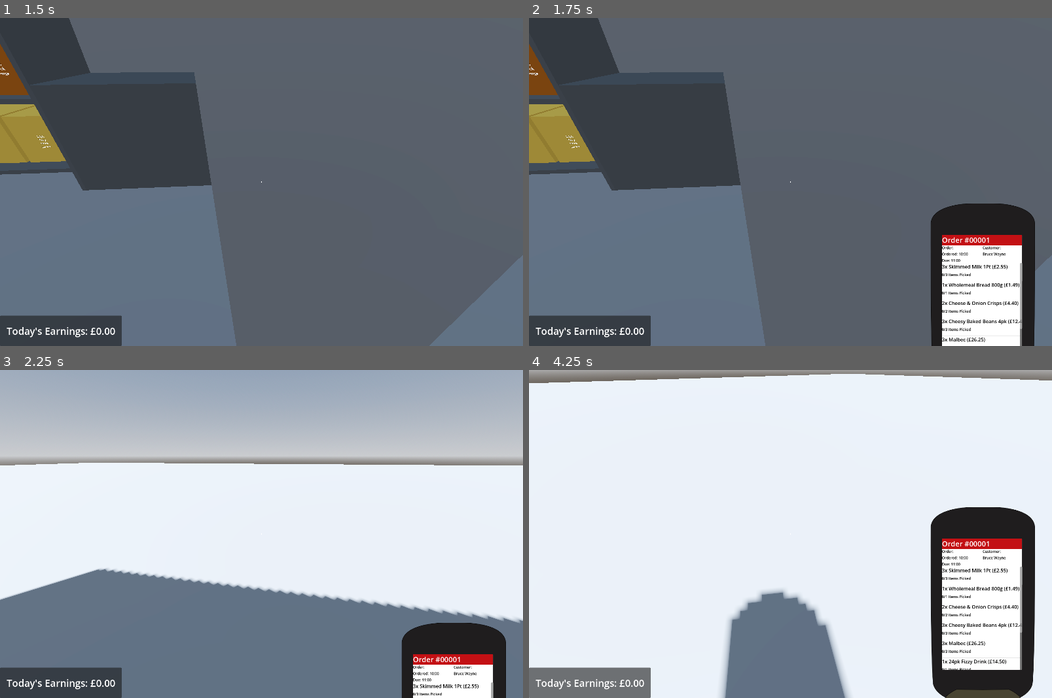
Above: before the commit, frames 1-4 (two rows, left to right).
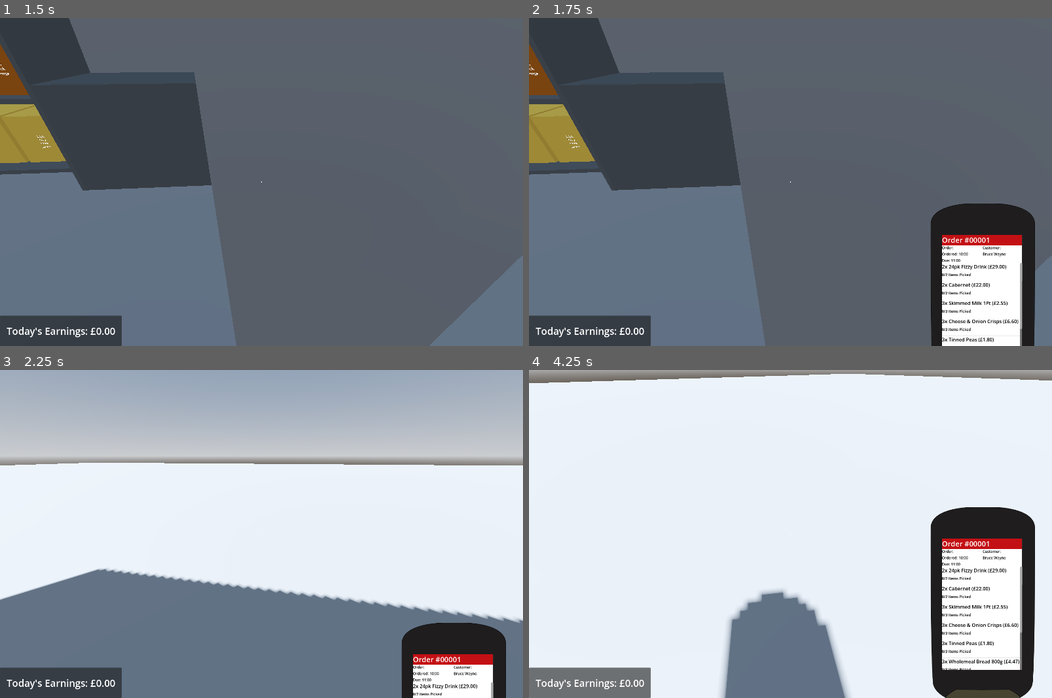
Above: after the commit, the same moments.

Repository: Allus-Interactive/speedy-shopper
Game: Godot game, scene res://game/world/shop/shop.tscn
Same seed, same stepped clock (60 frames per second), same inputs: the game is played once before the commit and once after it.
Inputs (mouse positions are in pixels of both pictures, inside the frame that each line leads up to):
- Up to frame 1 (1.5 s): tap Enter at 0.5 s; move the mouse to (376, 165) at 0.52 s; hold D (product_rotate_right) 0.53-1.28 s; tap Mouse wheel down (scroll_down) at 0.6 s; click (376, 165) at 0.67 s; tap Mouse wheel up (scroll_up) at 0.8, 1.35 s; tap Space at 1.25 s; move the mouse to (235, 182) at 1.27 s; hold W (forwards) from 1.28 s (still down)
- Up to frame 2 (1.75 s): keep holding W (forwards); tap T (toggle_scanner) at 1.55 s
- Up to frame 3 (2.25 s): keep holding W (forwards); move the mouse to (271, 527) at 2.02 s; tap T (toggle_scanner) at 2.1 s
- Up to frame 4 (4.25 s): keep holding W (forwards); tap Mouse wheel down (scroll_down) at 2.3 s; move the mouse to (785, 540) at 2.77 s; tap C (crouch) at 2.85 s; click (785, 540) at 2.92 s; tap Mouse wheel up (scroll_up) at 3.05 s; move the mouse to (827, 537) at 3.52 s; tap E (interact) at 3.6 s; tap T (toggle_scanner) at 3.8 s

Frame 1 is identical in both runs. In frame 2, 0.5% of the frame differs, in the area x 78-95%, y 75-99%; in frame 3, 0.1%; in frame 4, 0.6%, in the area x 78-95%, y 60-92%.

Commit message:
removed class names from global managers

Diff:
--- a/godot-project/game/global/game_manager.gd
+++ b/godot-project/game/global/game_manager.gd
@@ -1,6 +1,4 @@
 extends Node
-
-class_name GameManager
 
 var daily_earnings: float = 0
 var player_money: float = 0
--- a/godot-project/game/global/job_manager.gd
+++ b/godot-project/game/global/job_manager.gd
@@ -1,6 +1,4 @@
 extends Node
-
-class_name JobManager
 
 signal order_selected
 
@@ -58,8 +56,8 @@
 	for order in available_orders:
 		if order.order_id == id:
 			var items = order.items
-			TheOrderManager.active_order = order
-			TheOrderManager.no_of_unique_items_in_order = items.size()
+			OrderManager.active_order = order
+			OrderManager.no_of_unique_items_in_order = items.size()
 			order_selected.emit()
 	# TODO: Handle order not found?
 
--- a/godot-project/game/global/order_manager.gd
+++ b/godot-project/game/global/order_manager.gd
@@ -1,6 +1,4 @@
 extends Node
-
-class_name OrderManager
 
 signal order_updated
 
--- a/godot-project/game/player/player.gd
+++ b/godot-project/game/player/player.gd
@@ -137,12 +137,12 @@
 		scanner_ui.toggle_scanner()
 
 	# Scroll the items list with the mouse wheel
-	if TheGameManager.is_scanner_open and TheOrderManager.active_order != null:
+	if GameManager.is_scanner_open and OrderManager.active_order != null:
 		if Input.is_action_just_pressed("scroll_up"):
-			TheGameManager.scroll_container.scroll_vertical -= 40
+			GameManager.scroll_container.scroll_vertical -= 40
 
 		if Input.is_action_just_pressed("scroll_down"):
-			TheGameManager.scroll_container.scroll_vertical += 40
+			GameManager.scroll_container.scroll_vertical += 40
 
 	# Check raycast for interactable object
 	if Input.is_action_just_released("interact"):
@@ -221,34 +221,34 @@
 	### END OF TEMP LOGIC
 
 	# Pay the player
-	TheGameManager.daily_earnings += calculate_player_tip()
-	earnings_label.text = "Today's Earnings: £" + "%0.2f" % TheGameManager.daily_earnings
+	GameManager.daily_earnings += calculate_player_tip()
+	earnings_label.text = "Today's Earnings: £" + "%0.2f" % GameManager.daily_earnings
 
 	# Reset the delivery crate (once order has been collected)
-	TheGameManager.delivery_crate.reparent(TheGameManager.crate_hold_point)
-	TheGameManager.delivery_crate.position = Vector3.ZERO
-	TheGameManager.delivery_crate.rotation = Vector3.ZERO
+	GameManager.delivery_crate.reparent(GameManager.crate_hold_point)
+	GameManager.delivery_crate.position = Vector3.ZERO
+	GameManager.delivery_crate.rotation = Vector3.ZERO
 
 	# re-enable collision shape
-	if TheGameManager.delivery_crate.has_node("CollisionShape3D"):
-		TheGameManager.delivery_crate.get_node("CollisionShape3D").disabled = false
+	if GameManager.delivery_crate.has_node("CollisionShape3D"):
+		GameManager.delivery_crate.get_node("CollisionShape3D").disabled = false
 
 	# Mark order as complete
-	TheOrderManager.active_order.is_completed = true
+	OrderManager.active_order.is_completed = true
 	# store order in completed_orders array before clearing active order
-	TheJobManager.complete_order_by_id(TheOrderManager.active_order.order_id)
+	JobManager.complete_order_by_id(OrderManager.active_order.order_id)
 	# clear active order
-	TheOrderManager.active_order = null
+	OrderManager.active_order = null
 
 	# Generate next orders if no available orders
-	if TheJobManager.available_orders.size() == 0:
+	if JobManager.available_orders.size() == 0:
 		# restock products before generating new orders
 		# TODO: move restock logic to when player returns to shop after deliveries
 		ProductManager.restock_products()
-		TheJobManager.generate_order()
+		JobManager.generate_order()
 
 func calculate_player_tip() -> float:
-	var order_price: float = TheOrderManager.active_order.price
+	var order_price: float = OrderManager.active_order.price
 	var tip_percentage: int = 15
 	var player_tip: float = (order_price / 100) * tip_percentage
 	return player_tip
--- a/godot-project/game/resources/products/placeholder/product_placeholder.gd
+++ b/godot-project/game/resources/products/placeholder/product_placeholder.gd
@@ -30,7 +30,7 @@
 	if product_data == null:
 		return false
 
-	var success = TheOrderManager.scan_product(product_data.product_info.barcode_value)
+	var success = OrderManager.scan_product(product_data.product_info.barcode_value)
 
 	if success:
 		print("Scanned: ", product_data.product_info.product_name)
--- a/godot-project/game/ui/scanner/available_item_label/available_item_label.gd
+++ b/godot-project/game/ui/scanner/available_item_label/available_item_label.gd
@@ -25,4 +25,4 @@
 	self.grab_focus()
 
 func _pressed() -> void:
-	TheJobManager.select_order_by_id(order_id)
+	JobManager.select_order_by_id(order_id)
--- a/godot-project/game/ui/scanner/scanner_ui.gd
+++ b/godot-project/game/ui/scanner/scanner_ui.gd
@@ -29,43 +29,43 @@
 var is_animating: bool = false
 
 func _ready() -> void:
-	TheGameManager.scroll_container = scroll_container
+	GameManager.scroll_container = scroll_container
 	scanner_container.position.y = closed_y
 	initialize_scanner_ui()
 
-	if not TheOrderManager.order_updated.is_connected(refresh_from_order):
-		TheOrderManager.order_updated.connect(refresh_from_order)
+	if not OrderManager.order_updated.is_connected(refresh_from_order):
+		OrderManager.order_updated.connect(refresh_from_order)
 
-	if not TheJobManager.order_selected.is_connected(refresh_from_order):
-		TheJobManager.order_selected.connect(refresh_from_order)
+	if not JobManager.order_selected.is_connected(refresh_from_order):
+		JobManager.order_selected.connect(refresh_from_order)
 
 func toggle_scanner() -> void:
 	if is_animating:
 		return
 
-	if TheGameManager.is_scanner_open:
+	if GameManager.is_scanner_open:
 		close()
 	else:
 		open()
 
 func open() -> void:
-	if TheGameManager.is_scanner_open:
+	if GameManager.is_scanner_open:
 		return
 
-	var order = TheOrderManager.active_order
+	var order = OrderManager.active_order
 	if order:
 		refresh_from_order()
 	else:
 		initialize_scanner_ui()
 
-	TheGameManager.is_scanner_open = true
+	GameManager.is_scanner_open = true
 	_animate_to(open_y)
 
 func close() -> void:
-	if not TheGameManager.is_scanner_open:
+	if not GameManager.is_scanner_open:
 		return
 
-	TheGameManager.is_scanner_open = false
+	GameManager.is_scanner_open = false
 	_animate_to(closed_y)
 
 func _animate_to(target_y: float) -> void:
@@ -80,7 +80,7 @@
 	is_animating = false
 
 func refresh_from_order() -> void:
-	var order = TheOrderManager.active_order
+	var order = OrderManager.active_order
 
 	if order:
 		# show current order view
@@ -142,7 +142,7 @@
 			button_in_focus = true
 
 func _build_available_orders_view() -> void:
-	var orders = TheJobManager.available_orders
+	var orders = JobManager.available_orders
 	var unpicked_orders = orders.filter(func(order): return not order.is_completed)
 	_rebuild_available_items_list(unpicked_orders)
 
--- a/godot-project/game/world/shop/delivery_crate/delivery_crate.gd
+++ b/godot-project/game/world/shop/delivery_crate/delivery_crate.gd
@@ -12,7 +12,7 @@
 	return "Delivery Crate"
 
 func _order_is_picked() -> bool:
-	var active_order = TheOrderManager.active_order
+	var active_order = OrderManager.active_order
 	if active_order:
-		return TheOrderManager.active_order.is_picked
+		return OrderManager.active_order.is_picked
 	return false
--- a/godot-project/game/world/shop/delivery_kiosk/delivery_kiosk.gd
+++ b/godot-project/game/world/shop/delivery_kiosk/delivery_kiosk.gd
@@ -14,7 +14,7 @@
 	return "Delivery Kiosk"
 
 func _order_is_picked() -> bool:
-	var active_order = TheOrderManager.active_order
+	var active_order = OrderManager.active_order
 	if active_order:
-		return TheOrderManager.active_order.is_picked
+		return OrderManager.active_order.is_picked
 	return false
--- a/godot-project/game/world/shop/shop.gd
+++ b/godot-project/game/world/shop/shop.gd
@@ -4,5 +4,5 @@
 @onready var delivery_crate: DeliveryCrate = $CrateHoldPoint/DeliveryCrate
 
 func _ready() -> void:
-	TheGameManager.crate_hold_point = crate_hold_point
-	TheGameManager.delivery_crate = delivery_crate
+	GameManager.crate_hold_point = crate_hold_point
+	GameManager.delivery_crate = delivery_crate
--- a/godot-project/project.godot
+++ b/godot-project/project.godot
@@ -21,9 +21,9 @@
 
 [autoload]
 
-TheGameManager="*uid://c4cktdpayevwu"
-TheOrderManager="*uid://8qw21rlqvxpy"
-TheJobManager="*uid://dqaoss102vl8k"
+GameManager="*uid://c4cktdpayevwu"
+JobManager="*uid://dqaoss102vl8k"
+OrderManager="*uid://8qw21rlqvxpy"
 ProductManager="*uid://bq28rqrtxh13d"
 
 [display]
